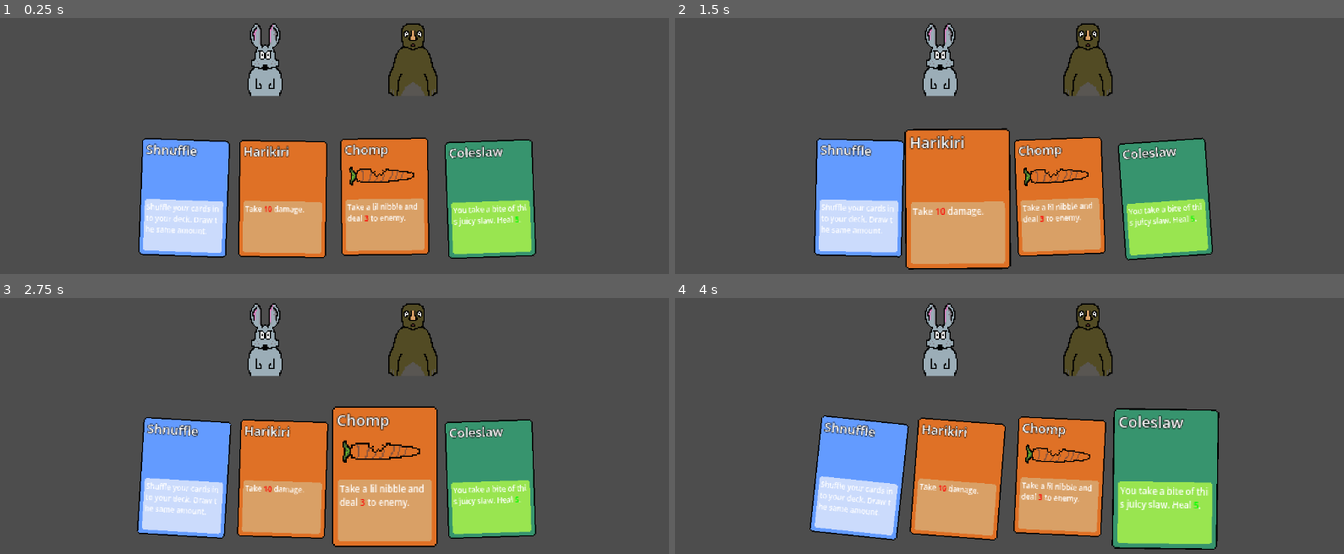
Above: before the commit, frames 1-4 (two rows, left to right).
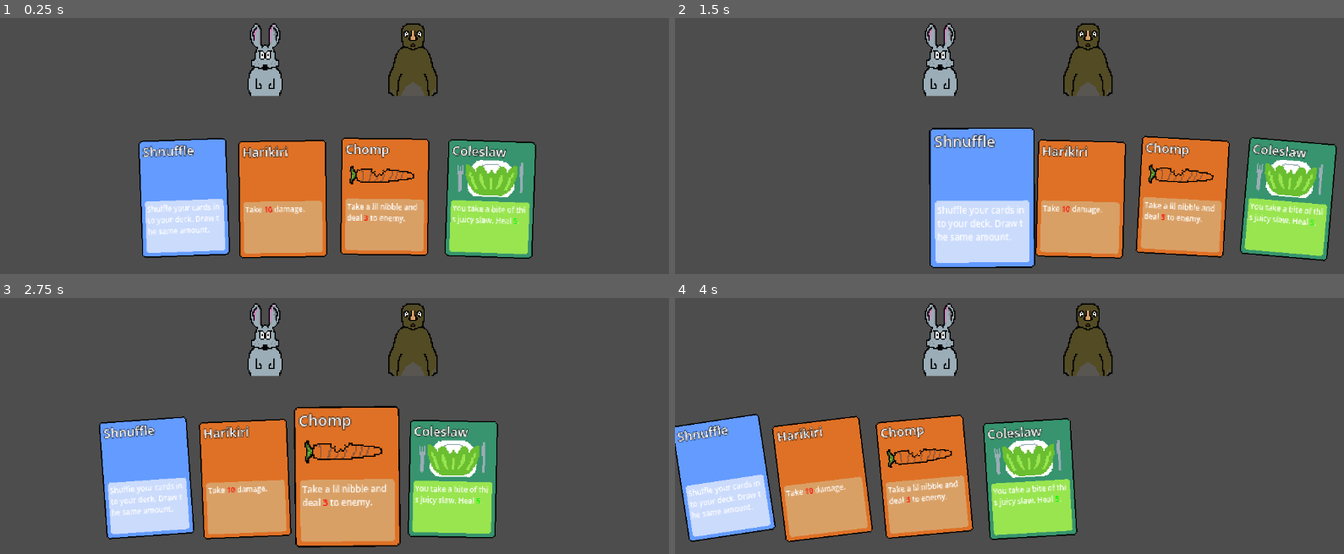
Above: after the commit, the same moments.

Repository: nielss94/troll-builder
Game: Godot game, scene res://levels/level.tscn
Two runs of this game, one before a commit and one after it. Both use one fixed random seed, a clock stepped at 60 frames per second and the inputs below.
Inputs (mouse positions are in pixels of both pictures, inside the frame that each line leads up to):
- Up to frame 1 (0.25 s): no input
- Up to frame 2 (1.5 s): move the mouse to (862, 197) at 0.52 s; click (862, 197) at 0.67 s; move the mouse to (955, 199) at 1.27 s; click (955, 199) at 1.42 s
- Up to frame 3 (2.75 s): move the mouse to (388, 477) at 2.02 s; click (388, 477) at 2.17 s
- Up to frame 4 (4 s): move the mouse to (1163, 479) at 2.77 s; click (1163, 479) at 2.92 s; move the mouse to (1216, 420) at 3.52 s; click (1216, 420) at 3.67 s

The runs differ from the first frame. In frame 1, 5.8% of the frame differs, in the area x 20-81%, y 46-95%; in frame 2, 33%; in frame 3, 19%; in frame 4, 35%, in the area x 0-82%, y 42-99%.

Commit message:
waaier kaarten paralax

Diff:
--- a/card/card.gd
+++ b/card/card.gd
@@ -49,9 +49,11 @@
 
 func _process(_delta):
 	var mouse_pos = get_global_mouse_position()
+	var screen_center_x = get_viewport_rect().size.x / 2
 	var card_center = global_position
+
+	# Calculate rotation based on mouse x distance
 	var x_diff = mouse_pos.x - card_center.x
 	var rotation_factor = clamp(x_diff / 500.0, -1.0, 1.0) # Adjust 500.0 to change distance sensitivity
-
-	var target_rotation = base_rotation + (max_rotation_degrees * rotation_factor)
+	var target_rotation = base_rotation - (max_rotation_degrees * rotation_factor)
 	rotation_degrees = lerp(rotation_degrees, target_rotation, 0.1) # Adjust 0.1 to change rotation smoothness
--- /dev/null
+++ b/levels/card_container.gd
@@ -0,0 +1,34 @@
+extends Node2D
+
+var mouse_present: bool
+var tween: Tween
+
+func _process(delta):
+
+	#var mouse_pos = get_global_mouse_position()
+	var mouse_pos = get_viewport().get_mouse_position()
+	var screen_center_x = get_viewport_rect().size.x / 2
+	var relative_mouse_x = mouse_pos.x -screen_center_x
+
+	if mouse_present:
+		position.x =  - relative_mouse_x * 0.40
+
+
+func _on_area_2d_mouse_entered():
+	if tween:
+		tween.kill()
+	tween = create_tween()
+	var mouse_pos = get_viewport().get_mouse_position()
+	var screen_center_x = get_viewport_rect().size.x / 2
+	var relative_mouse_x = mouse_pos.x -screen_center_x
+	tween.tween_property(self, "position", Vector2(- relative_mouse_x * 0.40, 0), 1)
+	mouse_present = true # Replace with function body.
+
+
+
+func _on_area_2d_mouse_exited():
+	if tween:
+		tween.kill()
+	tween = create_tween()
+	tween.tween_property(self, "position", Vector2(0, 0), 0.1)
+	mouse_present = false # Replace with function body.
--- a/levels/level.tscn
+++ b/levels/level.tscn
@@ -7,6 +7,10 @@
 [ext_resource type="Resource" uid="uid://c76nrs3yacveg" path="res://spells/chomp.tres" id="4_a4euq"]
 [ext_resource type="Resource" uid="uid://bj6stqd01sclp" path="res://spells/harikiri.tres" id="5_gges7"]
 [ext_resource type="Resource" uid="uid://dmfmcslyl4lqd" path="res://spells/coleslaw.tres" id="6_cnhbg"]
+[ext_resource type="Script" path="res://levels/card_container.gd" id="8_86hy2"]
+
+[sub_resource type="RectangleShape2D" id="RectangleShape2D_eqk4w"]
+size = Vector2(575, 116)
 
 [node name="Level" type="Node2D"]
 
@@ -16,22 +20,34 @@
 [node name="Troll" parent="." instance=ExtResource("2_0miiv")]
 position = Vector2(87, 0)
 
-[node name="Card" parent="." instance=ExtResource("3_iemer")]
+[node name="Camera2D" type="Camera2D" parent="."]
+position = Vector2(23, 22)
+zoom = Vector2(2, 2)
+
+[node name="CardContainer" type="Node2D" parent="."]
+script = ExtResource("8_86hy2")
+
+[node name="Card" parent="CardContainer" instance=ExtResource("3_iemer")]
 position = Vector2(-108, 119)
 spell = ExtResource("4_25ajk")
 
-[node name="Card2" parent="." instance=ExtResource("3_iemer")]
+[node name="Card2" parent="CardContainer" instance=ExtResource("3_iemer")]
 position = Vector2(-24, 120)
 spell = ExtResource("5_gges7")
 
-[node name="Card3" parent="." instance=ExtResource("3_iemer")]
+[node name="Card3" parent="CardContainer" instance=ExtResource("3_iemer")]
 position = Vector2(63, 118)
 spell = ExtResource("4_a4euq")
 
-[node name="Card4" parent="." instance=ExtResource("3_iemer")]
+[node name="Card4" parent="CardContainer" instance=ExtResource("3_iemer")]
 position = Vector2(153, 120)
 spell = ExtResource("6_cnhbg")
 
-[node name="Camera2D" type="Camera2D" parent="."]
-position = Vector2(23, 22)
-zoom = Vector2(2, 2)
+[node name="Area2D" type="Area2D" parent="CardContainer"]
+
+[node name="CollisionShape2D" type="CollisionShape2D" parent="CardContainer/Area2D"]
+position = Vector2(23.5, 123)
+shape = SubResource("RectangleShape2D_eqk4w")
+
+[connection signal="mouse_entered" from="CardContainer/Area2D" to="CardContainer" method="_on_area_2d_mouse_entered"]
+[connection signal="mouse_exited" from="CardContainer/Area2D" to="CardContainer" method="_on_area_2d_mouse_exited"]
--- /dev/null
+++ b/spells/coffee.tres
@@ -0,0 +1,15 @@
+[gd_resource type="Resource" script_class="Spell" load_steps=3 format=3 uid="uid://cwaf5lnem1ivk"]
+
+[ext_resource type="Texture2D" uid="uid://bd0s11v1he6ei" path="res://Card_blue.png" id="1_i36ti"]
+[ext_resource type="Script" path="res://spells/spell.gd" id="2_sq4h4"]
+
+[resource]
+script = ExtResource("2_sq4h4")
+name = "Coffee"
+description = "Spend {cost} at Starbucks. Play two cards in your next turn"
+card_texture = ExtResource("1_i36ti")
+damage = 0
+damage_to_self = 0
+cost = 2
+heal = 0
+heal_to_enemy = 0
--- a/spells/coleslaw.tres
+++ b/spells/coleslaw.tres
@@ -1,13 +1,15 @@
-[gd_resource type="Resource" script_class="Spell" load_steps=3 format=3 uid="uid://dmfmcslyl4lqd"]
+[gd_resource type="Resource" script_class="Spell" load_steps=4 format=3 uid="uid://dmfmcslyl4lqd"]
 
 [ext_resource type="Texture2D" uid="uid://ulgo0lcsb6x0" path="res://Card_green.png" id="1_4xirw"]
 [ext_resource type="Script" path="res://spells/spell.gd" id="1_htvx4"]
+[ext_resource type="Texture2D" uid="uid://dw5xxm53uwmc2" path="res://cardfaces/coleslaw.png" id="3_erlqd"]
 
 [resource]
 script = ExtResource("1_htvx4")
 name = "Coleslaw"
 description = "You take a bite of this juicy slaw. Heal {heal}."
 card_texture = ExtResource("1_4xirw")
+spell_texture = ExtResource("3_erlqd")
 damage = 0
 damage_to_self = 0
 cost = 0
Binary file added: cardfaces/coleslaw.png
Not shown, added: cardfaces/coleslaw.png.import
Not shown: 1 places in levels/level.tscn that only renumber resources
